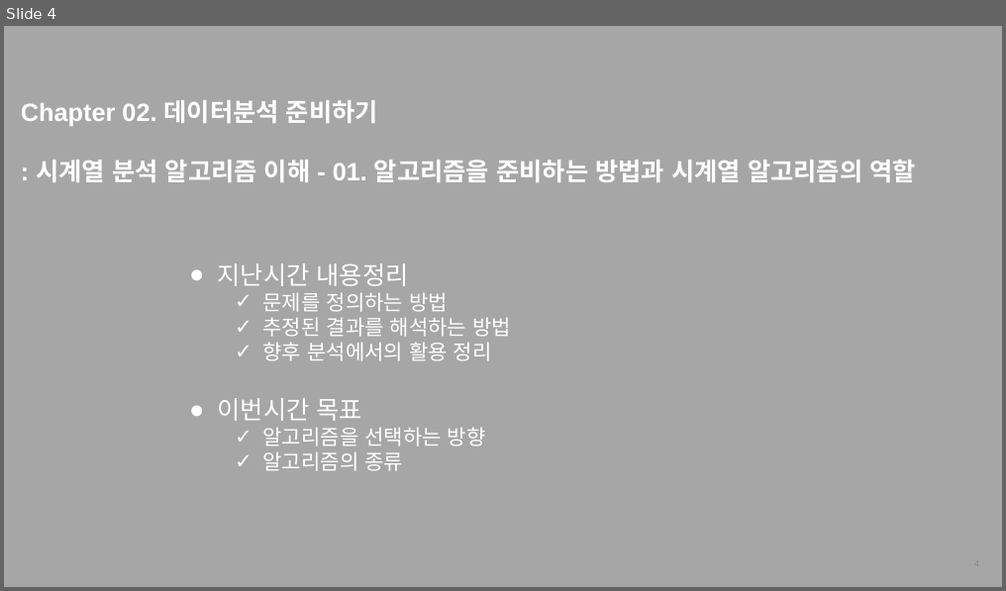
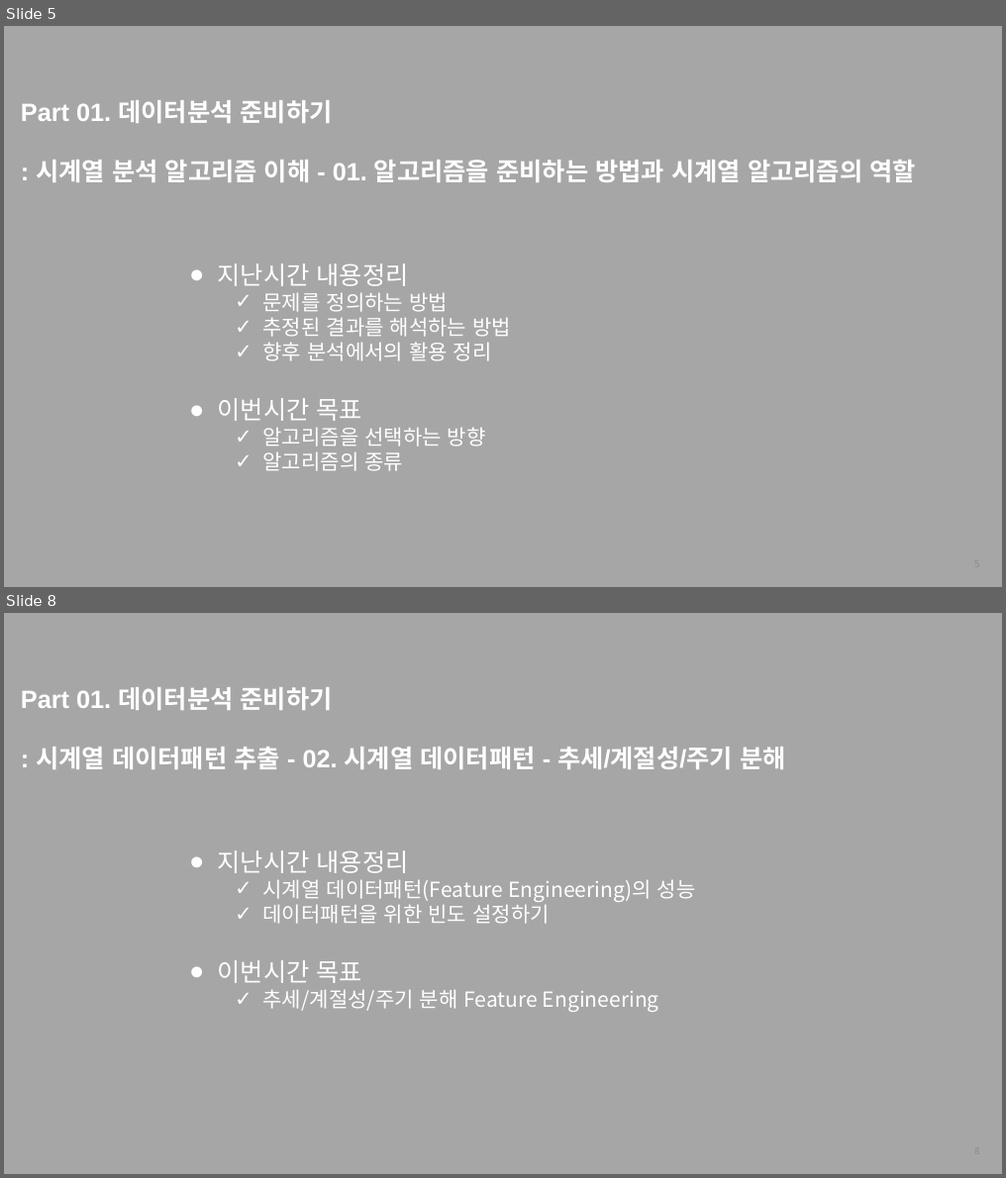
Before and after one commit to thekimk/All-About-Time-Series-Analysis, a slide deck: [FastCampus] 커리큘럼_김경원박사.pptx. Shown one above the other, each under a label of ours: slide 4 before the commit, slides 5 and 8 after it; the slides between them are not shown. The pictures are 1006x591 and 1006x1178 pixels, drawn with LibreOffice and Linux fonts; fonts in the diff are those of the drawing; background and template pictures are left out. Boxes give left, top, right and bottom in pixels: in the first picture for what was removed or moved away, otherwise in the second. Text is boxed around its words. In the diff, an @@ line names an element or a change of style, - is before the commit and + after.

```diff
--- a/[FastCampus] 커리큘럼_김경원박사.pptx
+++ b/[FastCampus] 커리큘럼_김경원박사.pptx
@@ slide 8 added at (4, 613, 1002, 1174), background #A6A6A6 @@
@@ text added at (21, 687, 786, 769), 24 pt, text #FFFFFF, bold @@
+Part 01. 데이터분석 준비하기
+: 시계열 데이터패턴 추출 - 02. 시계열 데이터패턴 - 추세/계절성/주기 분해
@@ text added at (218, 851, 696, 1012), 20 pt, text #FFFFFF @@
+● 지난시간 내용정리
+  ✓ 시계열 데이터패턴(Feature Engineering)의 성능
+  ✓ 데이터패턴을 위한 빈도 설정하기
+● 이번시간 목표
+  ✓ 추세/계절성/주기 분해 Feature Engineering
@@ page number added at (755, 1136, 988, 1166), 9 pt, text #8C8C8C @@
+8
@@ what was slide 4 is now slide 5 @@
@@ slide 5 changed as well @@
@@ text at (21, 100, 333, 123): text changed @@
-Chapter 02. 데이터분석 준비하기
+Part 01. 데이터분석 준비하기
```
Also in this commit, not shown: 3 other slides changed, 6 other slides added, 1 other file.
